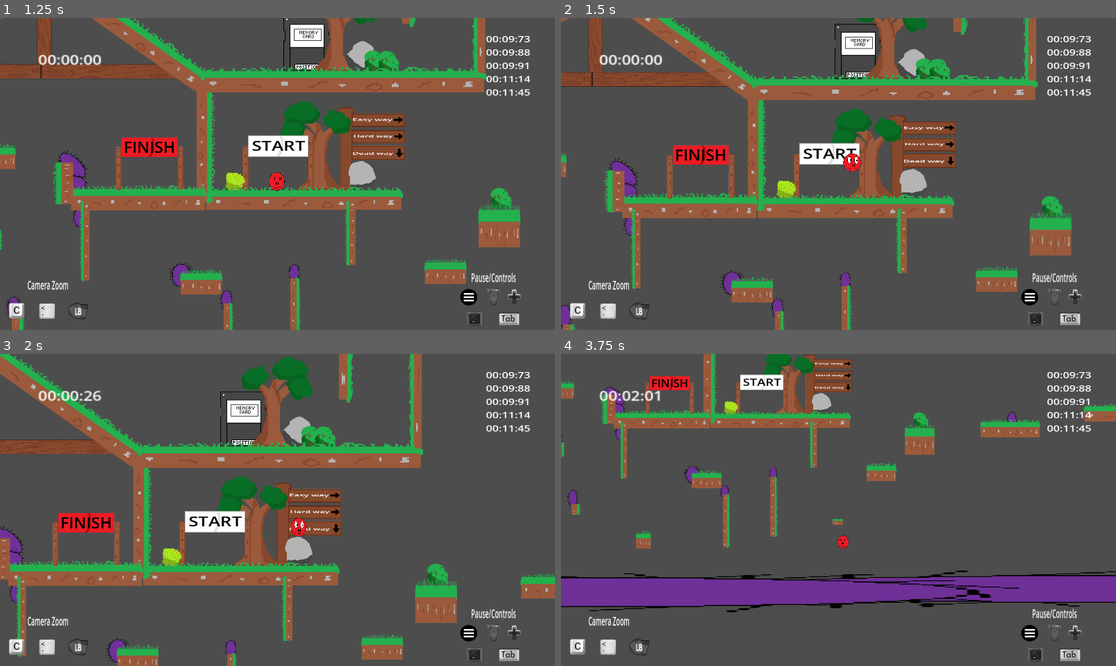
Above: before the commit, frames 1-4 (two rows, left to right).
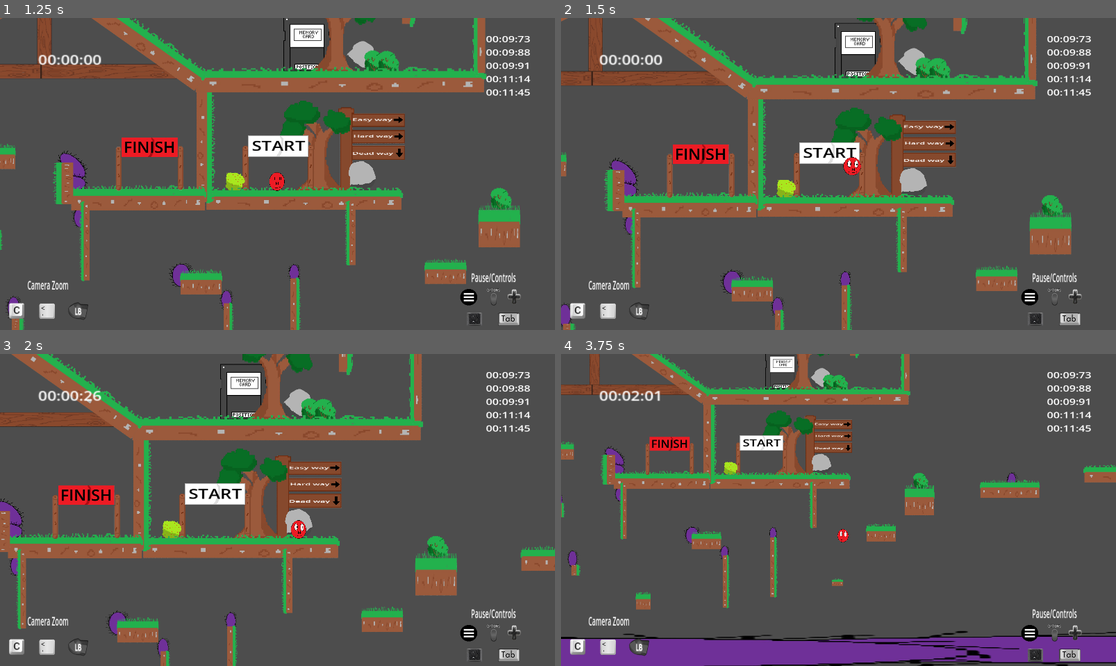
Above: after the commit, the same moments.

Repository: Mahnwe/TheBallThatWasUwU
Game: Godot game, scene res://Scenes/menu.tscn
The game is run twice, just before and just after one commit, with the same random seed, the same clock (stepped at 60 frames per second) and the same inputs.
Inputs (mouse positions are in pixels of both pictures, inside the frame that each line leads up to):
- Up to frame 1 (1.25 s): click "Level 1" at 0.5 s
- Up to frame 2 (1.5 s): tap Enter at 1.25 s; move the mouse to (960, 158) at 1.27 s; hold D (move_right) from 1.28 s (still down); tap Space (jump) at 1.35 s; click (960, 158) at 1.42 s
- Up to frame 3 (2 s): keep holding D (move_right); tap Space (jump) at 1.52, 1.82 s
- Up to frame 4 (3.75 s): move the mouse to (727, 525) at 2.02 s; tap C (camera_dezoom) at 2.1 s; tap Space (jump) at 2.27, 2.3, 2.57, 3.05 s; move the mouse to (894, 441) at 2.77 s; release D (move_right) at 2.78 s; hold A (move_left) 2.78-3.53 s; tap Shift (dash) at 2.85 s; move the mouse to (810, 572) at 3.52 s; hold D (move_right) from 3.53 s (still down); tap F (next_level) at 3.6 s; click (810, 572) at 3.67 s

Frame 1 is identical in both runs. In frame 2, 4.5% of the frame differs, in the area x 0-92%, y 0-100%; in frame 3, 36%; in frame 4, 36%, in the area x 0-100%, y 0-100%.

Commit message:
Create a function to check if player press jump on floor, and add a variable jump force to allow player to have differents jump heights

Diff:
--- a/Scripts/player.gd
+++ b/Scripts/player.gd
@@ -27,6 +27,7 @@
 	handle_cam_dezoom()
 	check_for_player_movement()
 	check_if_player_is_on_floor()
+	player_press_jump_on_floor()
 	check_if_player_is_not_on_floor()
 	check_if_player_is_on_wall()
 	_dash()
@@ -107,21 +108,29 @@
 				$AnimatedSprite2D.animation = "walk"
 				$AnimatedSprite2D.flip_h = false
 				$AnimatedSprite2D.play()
-		if Input.is_action_just_pressed("jump"):
-			velocity.y = jump_force
-			number_of_jumps += 1
-			if velocity.x < 0:
-					$AnimatedSprite2D.animation = "jump"
-					$AnimatedSprite2D.flip_h = true
-					$AnimatedSprite2D.play()
-			if velocity.x > 0:
-					$AnimatedSprite2D.animation = "jump"
-					$AnimatedSprite2D.flip_h = false
-					$AnimatedSprite2D.play()
-			if velocity.x == 0:
-					$AnimatedSprite2D.animation = "jump"
-					$AnimatedSprite2D.flip_h = false
-					$AnimatedSprite2D.play()
+
+
+func player_press_jump_on_floor():
+	if Input.is_action_just_pressed("jump") and is_on_floor():
+		velocity.y = jump_force
+		number_of_jumps += 1
+		if velocity.x < 0:
+			$AnimatedSprite2D.animation = "jump"
+			$AnimatedSprite2D.flip_h = true
+			$AnimatedSprite2D.play()
+		if velocity.x > 0:
+			$AnimatedSprite2D.animation = "jump"
+			$AnimatedSprite2D.flip_h = false
+			$AnimatedSprite2D.play()
+		if velocity.x == 0:
+			$AnimatedSprite2D.animation = "jump"
+			$AnimatedSprite2D.flip_h = false
+			$AnimatedSprite2D.play()
+
+func _input(event):
+	if event.is_action_released("jump"):
+		if velocity.y < 0.0:
+			velocity.y *= 0.7
 
 func check_if_player_is_on_wall():
 		# Wall-jump
